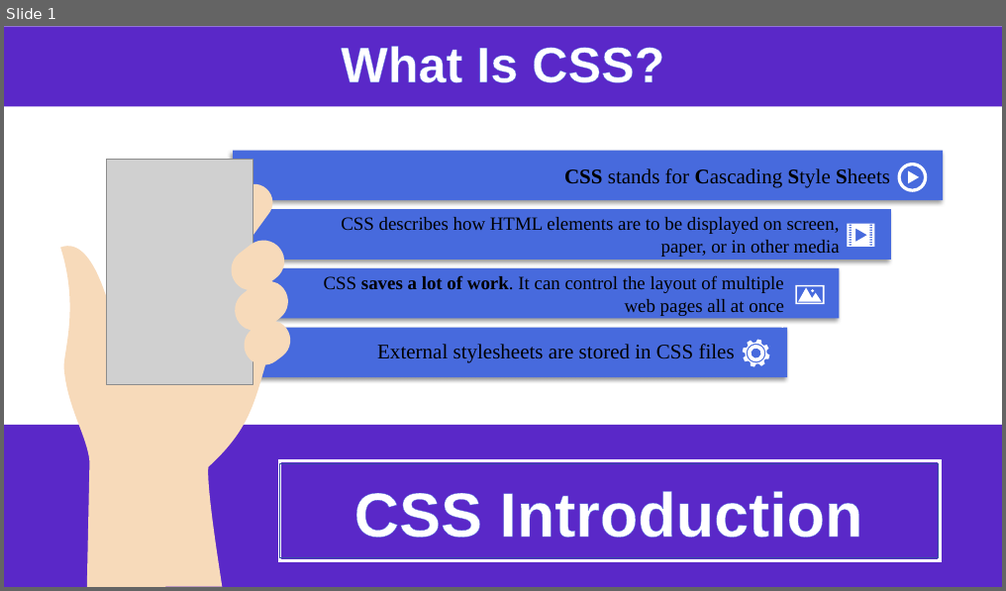
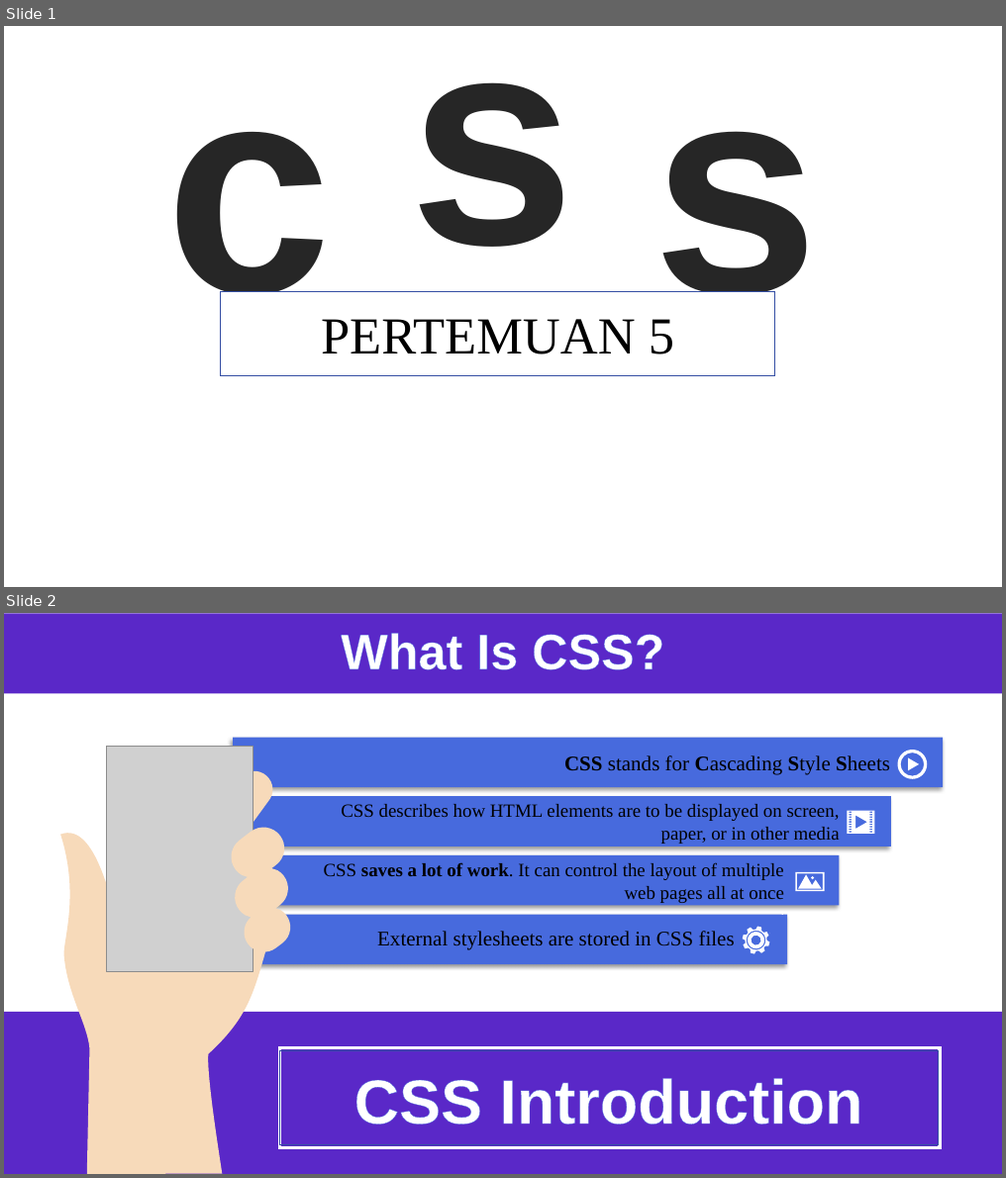
Before and after one commit to ayuindra/PraktikumWebB, a slide deck: ppt.pptx. Shown one above the other, each under a label of ours: slide 1 before the commit, slides 1 and 2 after it. The pictures are 1006x591 and 1006x1178 pixels, drawn with LibreOffice and Linux fonts; fonts in the diff are those of the drawing; grey boxes stand for pictures; background and template pictures are left out. Boxes give left, top, right and bottom in pixels: in the first picture for what was removed or moved away, otherwise in the second. Text is boxed around its words. In the diff, an @@ line names an element or a change of style, - is before the commit and + after.

```diff
--- a/ppt.pptx
+++ b/ppt.pptx
@@ slide 1 added at [4, 26, 1002, 587], background picture (left out) @@
@@ text added at [410, 82, 576, 292], 287 pt, text #262626, bold @@
+s
@@ text added at [165, 132, 332, 344], 287 pt, text #262626, bold @@
+c
@@ text added at [653, 131, 820, 344], 287 pt, text #262626, bold @@
+s
@@ rectangle added at [221, 291, 775, 375], fill #FFFFFF, outline #354EA3 1 pt, 50 pt, text #000000 @@
+PERTEMUAN 5
@@ what was slide 1 is now slide 2 @@
```
